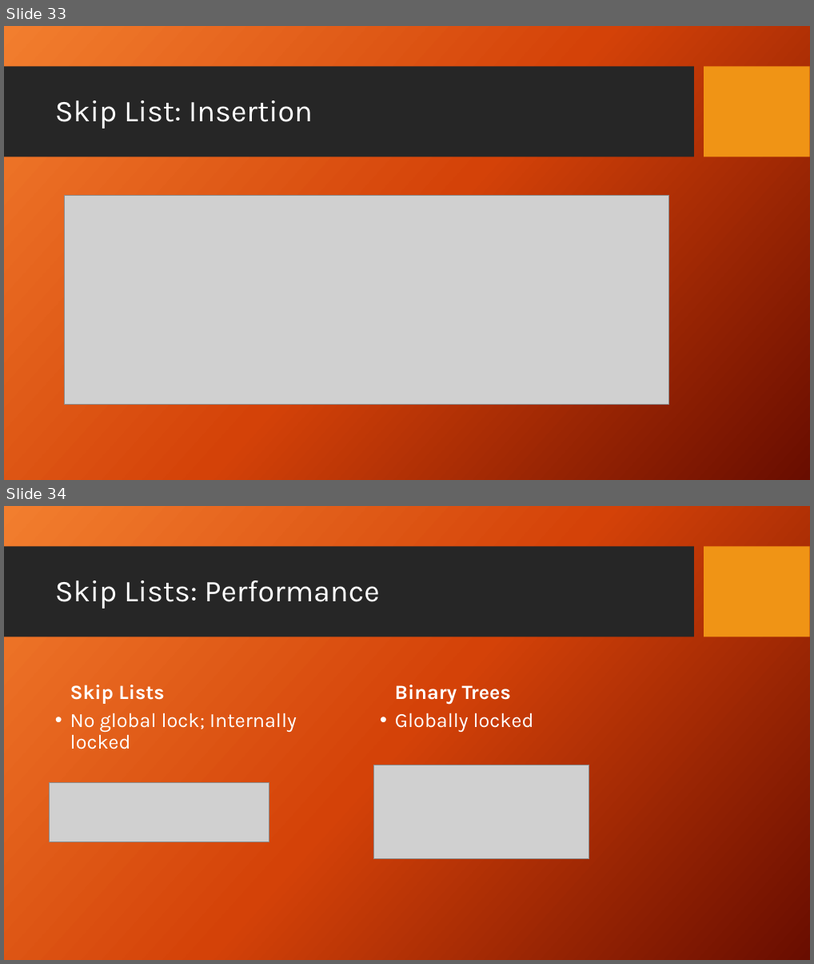
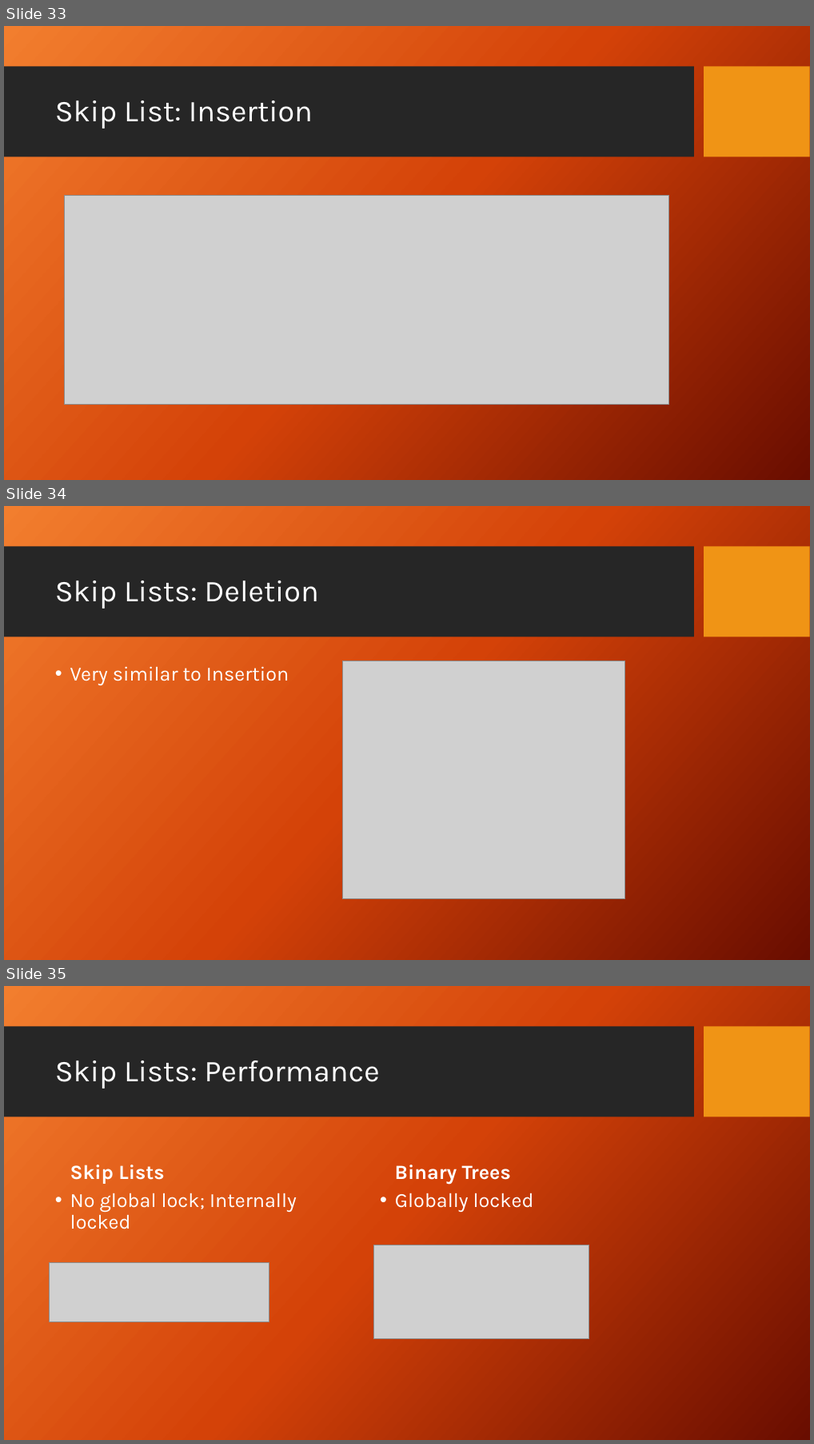
Before and after one commit to DroidX86/skip-stats, a slide deck: seminar.pptx. Shown one above the other, each under a label of ours: slides 33 and 34 before the commit, slides 33, 34 and 35 after it. The pictures are 814x964 and 814x1444 pixels, drawn with LibreOffice and Linux fonts; fonts in the diff are those of the drawing; grey boxes stand for pictures; background and template pictures are left out. Boxes give left, top, right and bottom in pixels: in the first picture for what was removed or moved away, otherwise in the second. Text is boxed around its words. In the diff, an @@ line names an element or a change of style, - is before the commit and + after.

```diff
--- a/seminar.pptx
+++ b/seminar.pptx
@@ slide 34 added at (4,506,810,960), background picture (left out); not listed: 2 template elements that a slide beside it also shows @@
@@ title added at (55,580,319,608), 36 pt, text #FFFFFF @@
+Skip Lists: Deletion
@@ text added at (70,666,290,685), 24 pt, text #FFFFFF @@
+• Very similar to Insertion
@@ picture added at (342,661,626,900) @@
@@ what was slide 34 is now slide 35 @@
```
Also in this commit, not shown: 11 slides changed, 1 other slide added, 1 slide removed, 13 other files.
